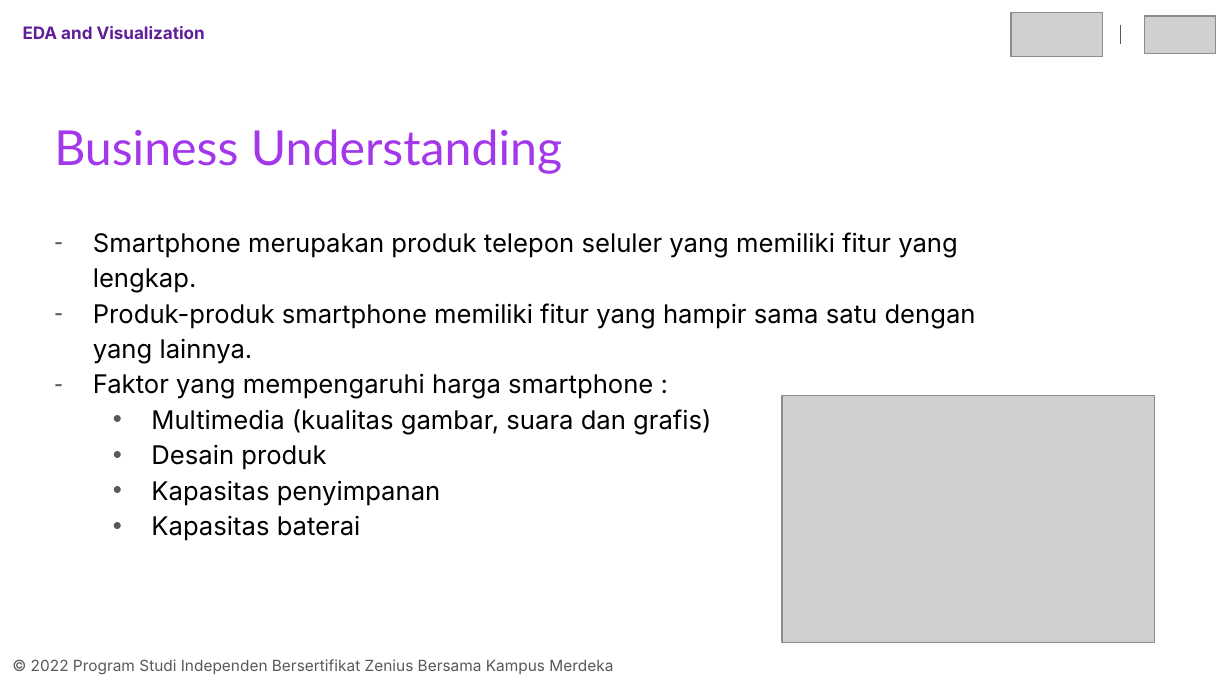
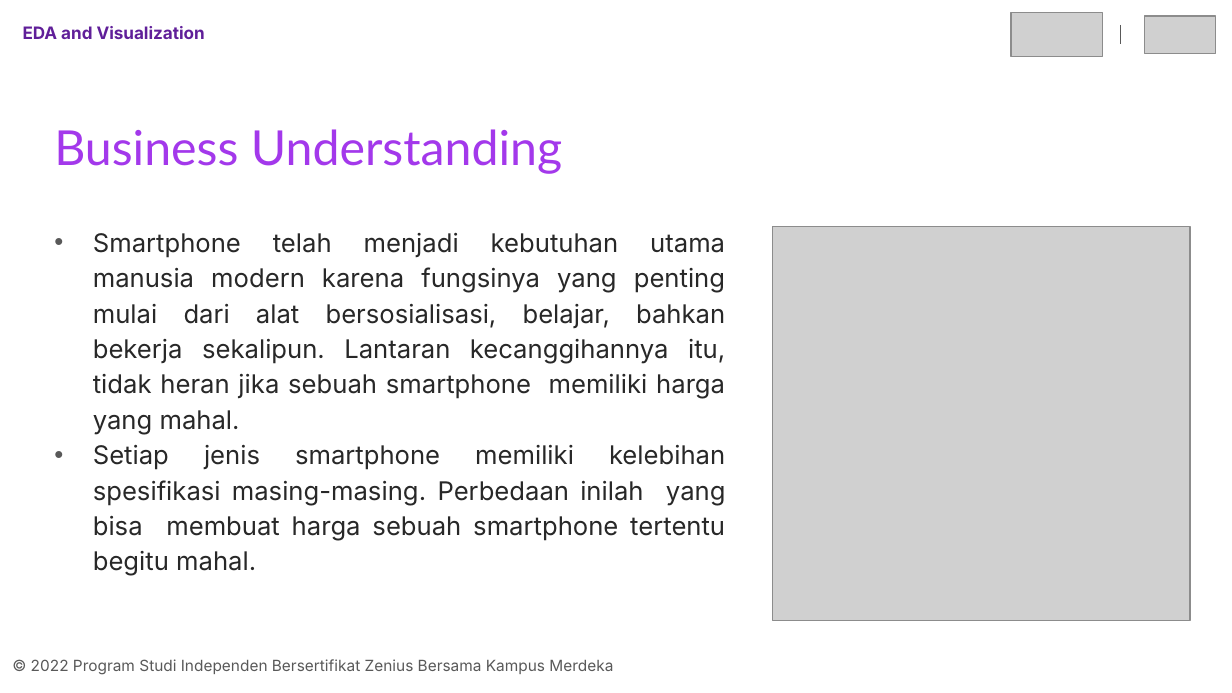
Before and after one commit to refkijorgiprdna/final-project-kelompok-04-erwin, a slide deck: slide 6 of Presentasi-Kelompok-04-Erwin.pptx. Drawn at 1232x693 pixels with LibreOffice and Linux fonts; fonts in the diff are those of the drawing; grey boxes stand for pictures. Boxes give left, top, right and bottom in pixels: in the first picture for what was removed or moved away, otherwise in the second. Text is boxed around its words. In the diff, an @@ line names an element or a change of style, - is before the commit and + after.

```diff
--- a/Presentasi-Kelompok-04-Erwin.pptx
+++ b/Presentasi-Kelompok-04-Erwin.pptx
@@ text at [93, 233, 726, 576]: text changed; text colour #000000 to #282828 @@
-– Smartphone merupakan produk telepon seluler yang memiliki fitur yang lengkap.
-– Produk-produk smartphone memiliki fitur yang hampir sama satu dengan yang lainnya.
-– Faktor yang mempengaruhi harga smartphone :
-• Multimedia (kualitas gambar, suara dan grafis)
-• Desain produk
-• Kapasitas penyimpanan
-• Kapasitas baterai
+• Smartphone telah menjadi kebutuhan utama manusia modern karena fungsinya yang penting mulai dari alat bersosialisasi, belajar, bahkan bekerja sekalipun. Lantaran kecanggihannya itu, tidak heran jika sebuah smartphone memiliki harga yang mahal.
+• Setiap jenis smartphone memiliki kelebihan spesifikasi masing-masing. Perbedaan inilah yang bisa membuat harga sebuah smartphone tertentu begitu mahal.
@@ picture: place and size @@
-picture at [782, 395, 1154, 643]
+picture at [772, 227, 1190, 621]
```
Also in this commit, not shown: 9 other slides changed, 3 slides added, 1 slide removed.
